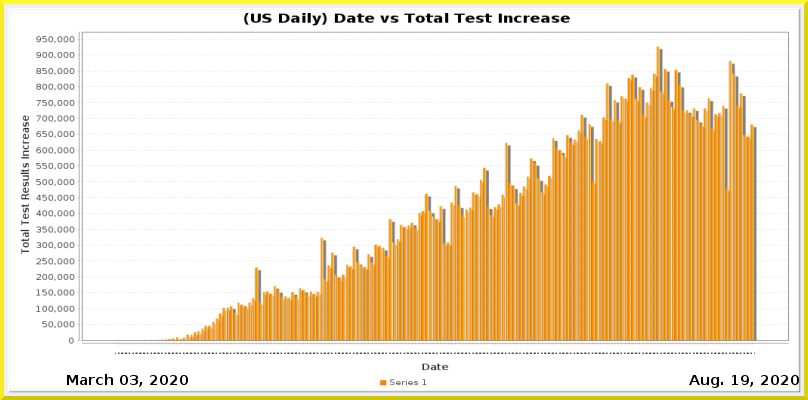
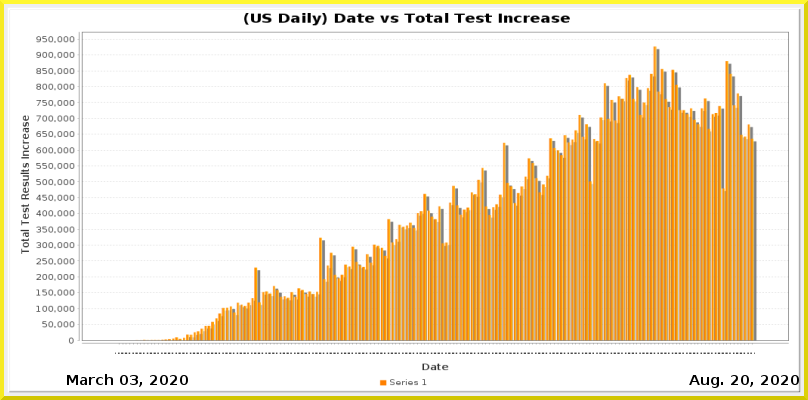
Before/after of a (808, 400) layered artwork. What changed in the layer stack:
painted on "Current Date" over 731, 375, 749, 385
painted on "Date_vs_TestIncrease.png" over 140, 46, 757, 354
